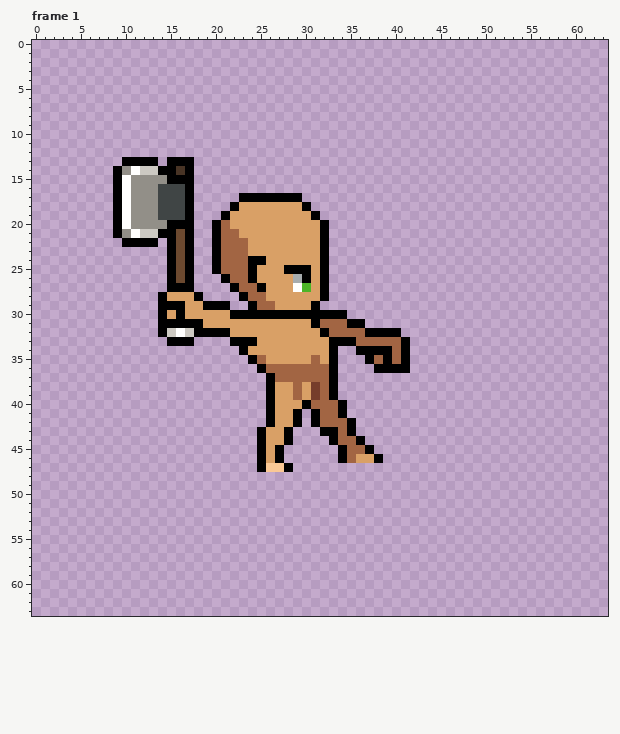
Pixel-art file, stored at Pixel Crawler - Free Pack/Entities/Characters/Body_A/Animations/Slice_Base/Slice_Side.aseprite. The first picture shows the starting point.
64x64 pixels, 8 frames. Colours within 5 levels of each other are drawn and written as one. Shown: frame 1. The commit also changed other frames, which this record leaves out.
Now the later version:
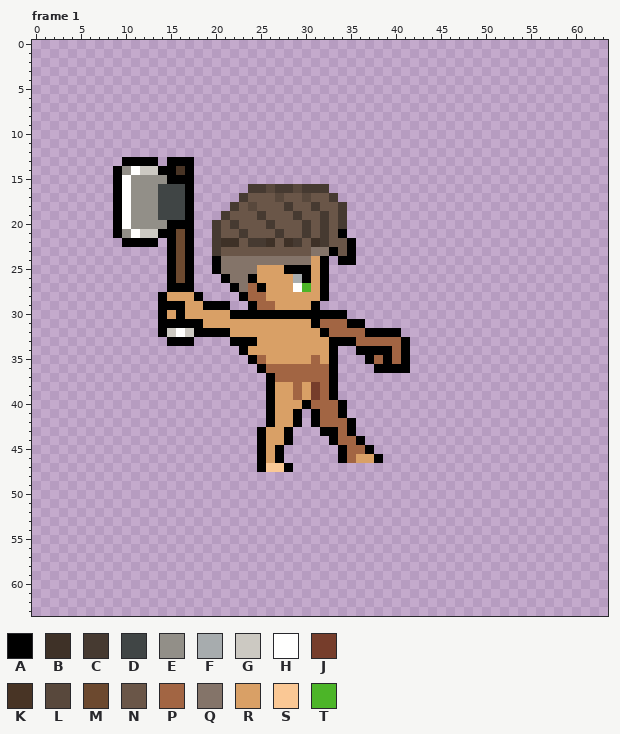
Palette (. is transparent): A #000000  B #3e3127  C #463a31  D #404545  E #928f88  F #a7acae  G #ccc9c2  H #fffffe  J #763d2b  K #483425  L #58483c  M #6c492f  N #6a5648  P #a26543  Q #847469  R #d9a066  S #fac895  T #4cb528
The author wrote: Clothing&Hair
Change:
{"change": "layer \"hair_style_1\" added"}
{"where": "frame 1, layer \"hair_style_1\""}
{"frame":1,"y":16,"x":24,"old":".........","new":"CCLCCLCCC"}
{"frame":1,"y":17,"x":23,"old":"AAAAAAA....","new":"CNNNLNNLNNC"}
{"frame":1,"y":18,"x":22,"old":"ARRRRRRRA....","new":"CNLNNNCNNCNNC"}
{"frame":1,"y":19,"x":21,"old":"ARRRRRRRRRA...","new":"CNNNCNNNCNNCNC"}
{"frame":1,"y":20,"x":20,"old":"APRRRRRRRRRRA..","new":"CNCNNNCNNNCNCNC"}
{"frame":1,"y":21,"x":20,"old":"APPRRRRRRRRRA..","new":"CNNCNNNCNNCNCNA"}
{"frame":1,"y":22,"x":20,"old":"APPPRRRRRRRRA...","new":"CBBNCCBNBCNBCNNA"}
{"frame":1,"y":23,"x":20,"old":"APPPRRRRRRRRA...","new":"CNNNNNNNNNNQQANA"}
{"frame":1,"y":24,"x":21,"old":"PPPAARRRRR","new":"QQQQQQQQQQ"}
{"frame":1,"y":24,"x":34,"old":"..","new":"AA"}
{"frame":1,"y":25,"x":21,"old":"PPPA","new":"QQQQ"}
{"frame":1,"y":26,"x":22,"old":"PP","new":"QQ"}
{"frame":1,"y":27,"x":23,"old":"P","new":"Q"}
